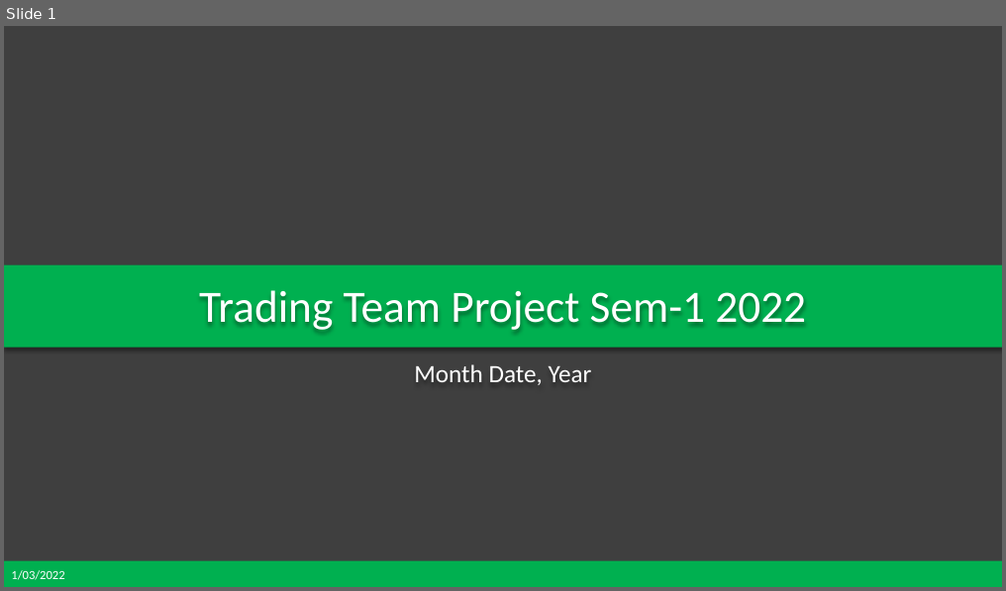
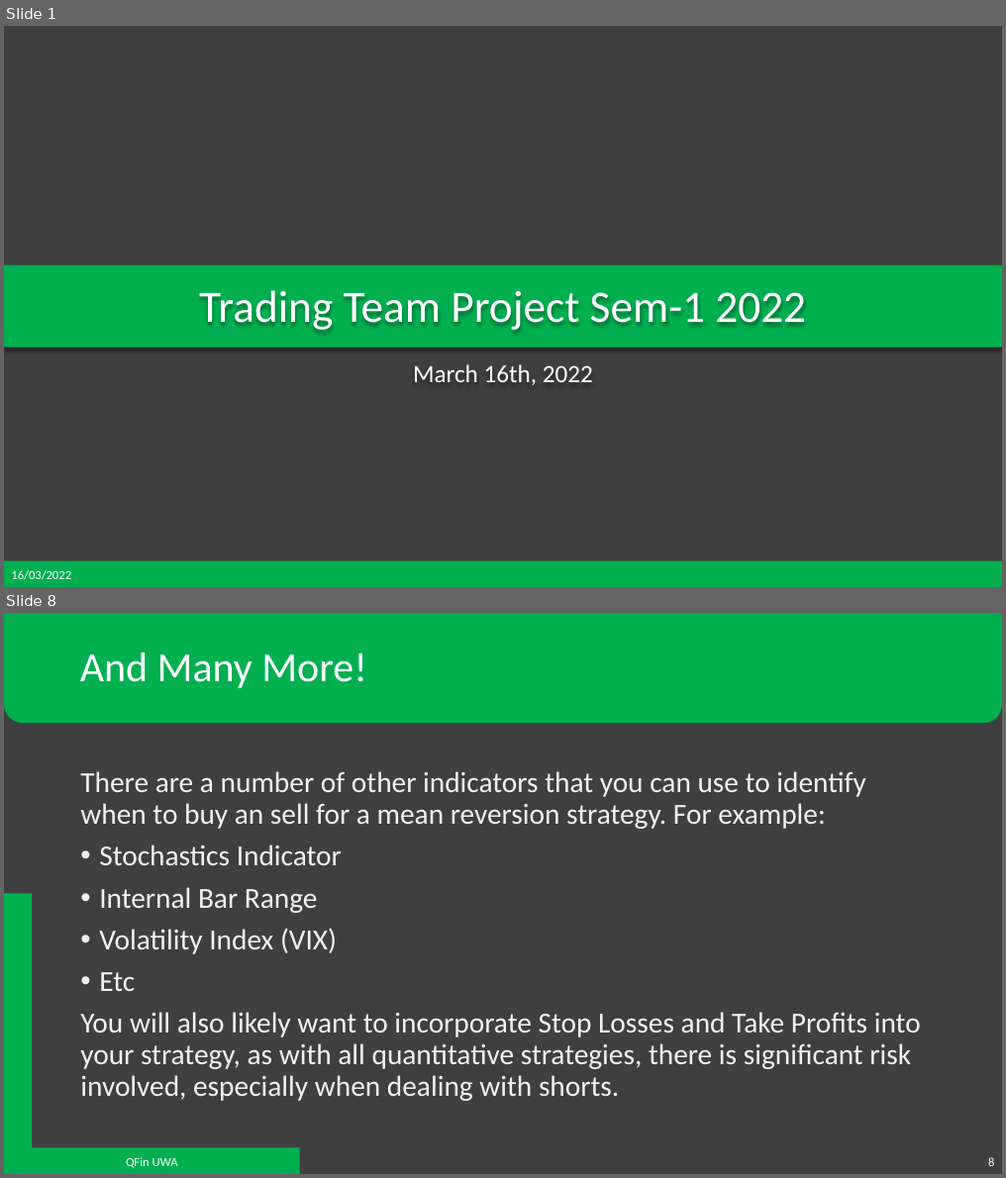
Before and after one commit to QFinUWA/Mean-Reversion-Trading-Team-Project-Semester-1-2022, a slide deck: Mean Reversion - Project Semester 1 2022.pptx. Shown one above the other, each under a label of ours: slide 1 before the commit, slides 1 and 8 after it; the slides between them are not shown. The pictures are 1006x591 and 1006x1178 pixels, drawn with LibreOffice and Linux fonts; fonts in the diff are those of the drawing; background and template pictures are left out. Boxes give left, top, right and bottom in pixels: in the first picture for what was removed or moved away, otherwise in the second. Text is boxed around its words. In the diff, an @@ line names an element or a change of style, - is before the commit and + after.

```diff
--- a/Mean Reversion - Project Semester 1 2022.pptx
+++ b/Mean Reversion - Project Semester 1 2022.pptx
@@ slide 8 added at <box>4,613,1002,1174</box>, background #3F3F3F @@
@@ round same rect added at <box>4,613,1002,723</box>, fill #00B050 @@
@@ title added at <box>80,653,367,688</box>, 40 pt, text #FFFFFF @@
+And Many More!
@@ text added at <box>80,771,921,1101</box>, 28 pt, text #F2F2F2 @@
+There are a number of other indicators that you can use to identify when to buy an sell for a mean reversion strategy. For example:
+• Stochastics Indicator
+• Internal Bar Range
+• Volatility Index (VIX)
+• Etc
+You will also likely want to incorporate Stop Losses and Take Profits into your strategy, as with all quantitative strategies, there is significant risk involved, especially when dealing with shorts.
@@ corner added at <box>4,894,300,1174</box>, fill #00B050 @@
@@ text added at <box>126,1157,178,1168</box>, 12 pt, text #FFFFFF @@
+QFin UWA
@@ page number added at <box>988,1157,994,1166</box>, 12 pt, text #F2F2F2 @@
+8
@@ slide 1 changed as well @@
@@ subtitle at <box>413,365,593,385</box>: text changed @@
-Month Date, Year
+March 16th, 2022
@@ text at <box>11,570,71,580</box>: text changed @@
-1/03/2022
+16/03/2022
```
Also in this commit, not shown: 3 other slides changed, 6 other slides added, 2 slides removed.
